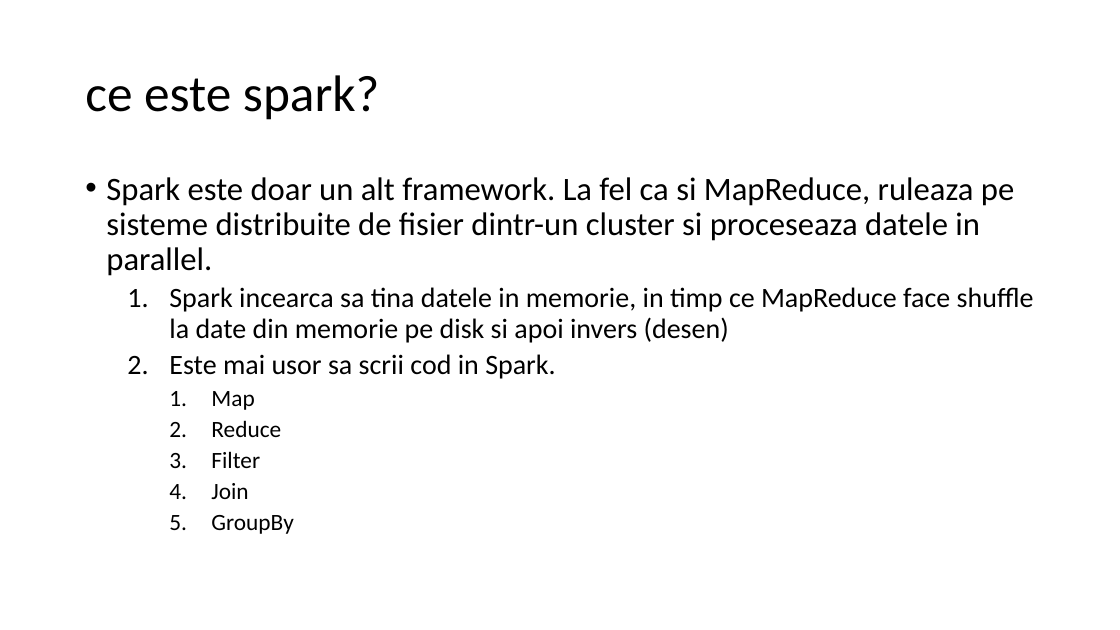
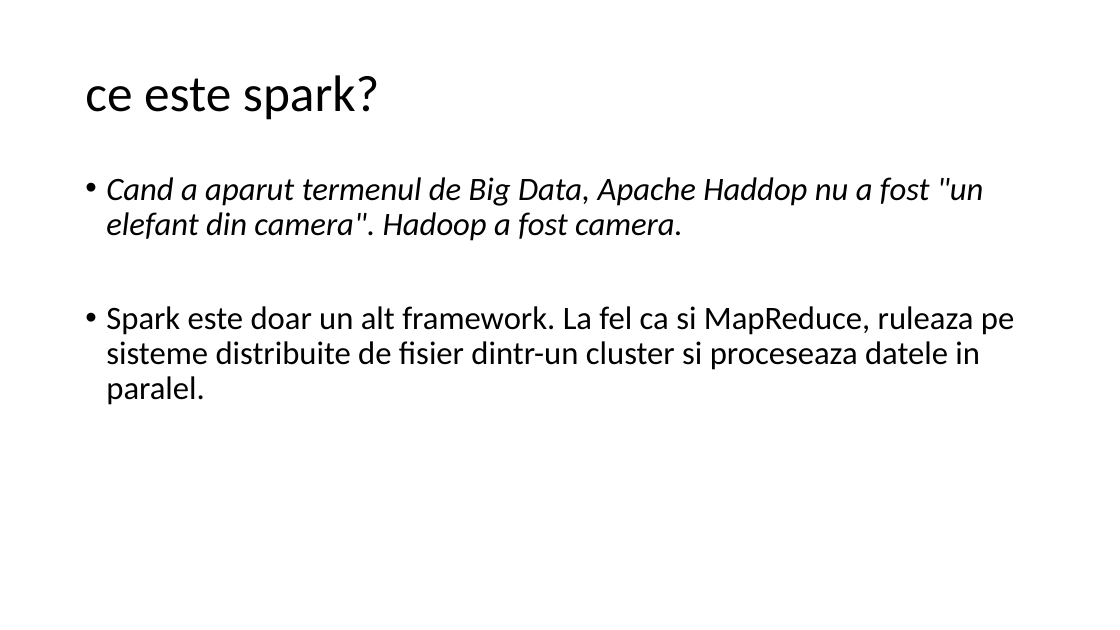
Before and after one commit to dorin-miron/MusicCl, a slide deck: slide 2 of scala-spark.pptx (slide 4 before the commit). Drawn at 1120x630 pixels with LibreOffice and Linux fonts; fonts in the diff are those of the drawing. Boxes give left, top, right and bottom in pixels: in the first picture for what was removed or moved away, otherwise in the second. Text is boxed around its words. In the diff, an @@ line names an element or a change of style, - is before the commit and + after.

```diff
--- a/scala-spark.pptx
+++ b/scala-spark.pptx
@@ text at (106, 177, 1014, 405): text changed; size 24 to 28 pt @@
-• Spark este doar un alt framework. La fel ca si MapReduce, ruleaza pe sisteme distribuite de fisier dintr-un cluster si proceseaza datele in parallel.
-  1. Spark incearca sa tina datele in memorie, in timp ce MapReduce face shuffle la date din memorie pe disk si apoi invers (desen)
-  2. Este mai usor sa scrii cod in Spark.
-    1. Map
-    2. Reduce
-    3. Filter
-    4. Join
-    5. GroupBy
+• Cand a aparut termenul de Big Data, Apache Haddop nu a fost "un elefant din camera". Hadoop a fost camera.
+• Spark este doar un alt framework. La fel ca si MapReduce, ruleaza pe sisteme distribuite de fisier dintr-un cluster si proceseaza datele in paralel.
```
Also in this commit, not shown: 4 other slides changed, 15 slides added, 5 slides removed, 1 other file.
